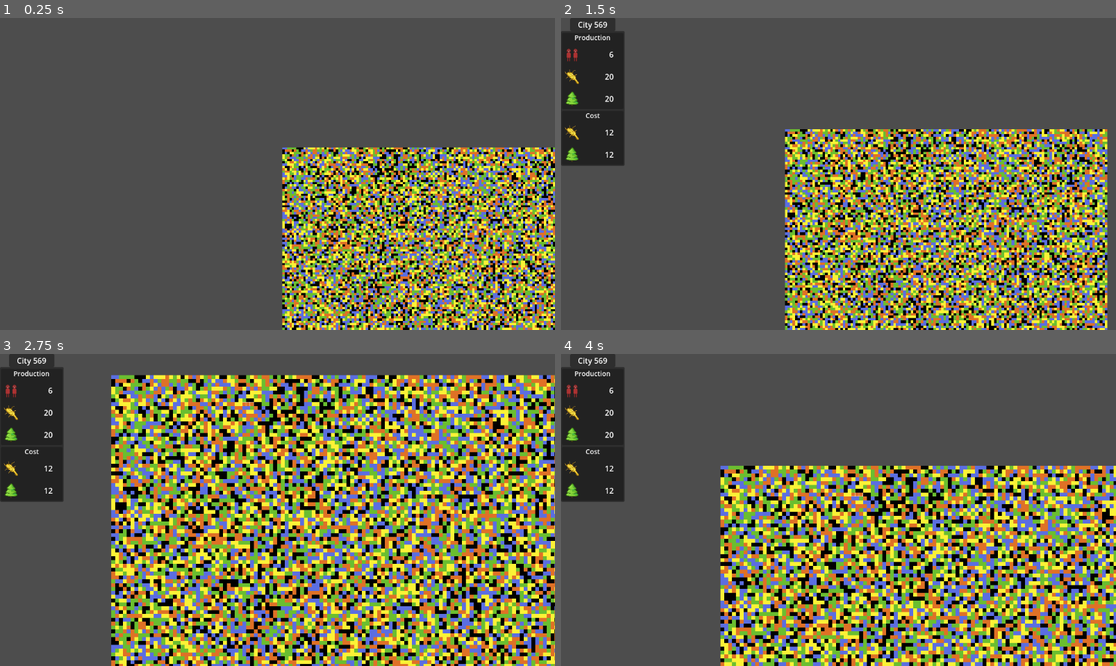
Above: before the commit, frames 1-4 (two rows, left to right).
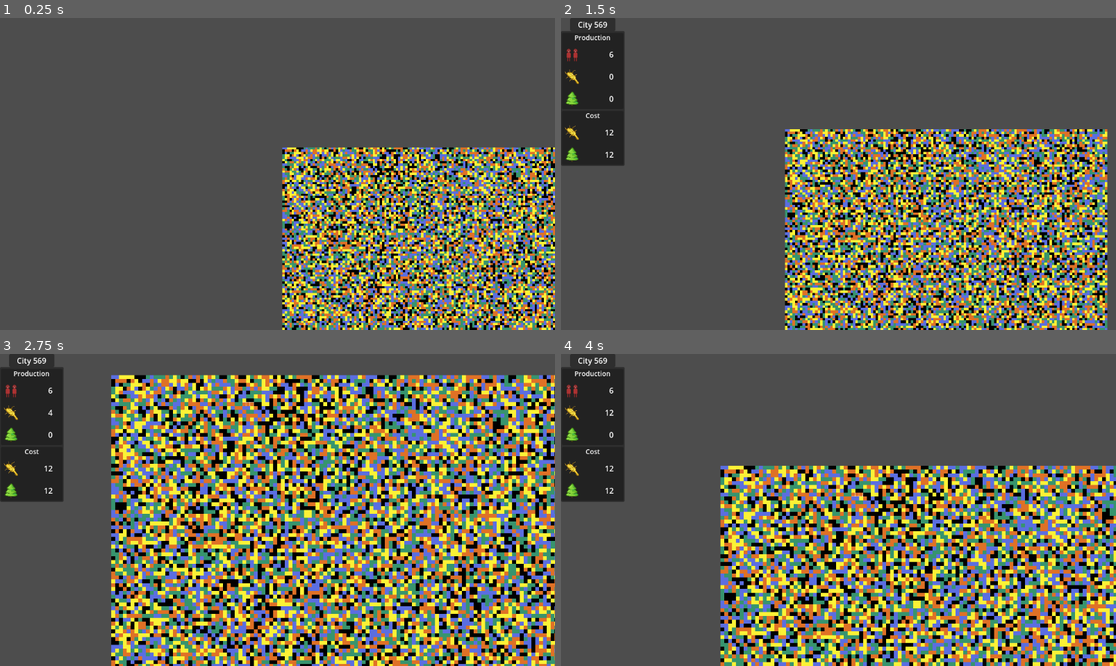
Above: after the commit, the same moments.

Repository: ThreeCoffees/cassini-hackathon
Game: Godot game, scene res://test_scenes/leon/tilemap_gen_test.tscn
The game is run twice, just before and just after one commit, with the same random seed, the same clock (stepped at 60 frames per second) and the same inputs. The project has no main scene, so this scene is started directly.
Inputs (mouse positions are in pixels of both pictures, inside the frame that each line leads up to):
- Up to frame 1 (0.25 s): no input
- Up to frame 2 (1.5 s): tap Enter at 0.5 s; move the mouse to (960, 158) at 0.52 s; hold D (right) 0.53-1.28 s; hold Mouse wheel up (zoom_in) 0.53-1.28 s; click (960, 158) at 0.67 s; move the mouse to (727, 189) at 1.27 s; hold S (down) from 1.28 s (still down); tap Mouse wheel down (zoom_out) at 1.35 s; click (727, 189) at 1.42 s
- Up to frame 3 (2.75 s): move the mouse to (333, 441) at 2.02 s; release S (down) at 2.03 s; hold D (right) from 2.03 s (still down); hold Mouse wheel up (zoom_in) from 2.03 s (still down); click (333, 441) at 2.17 s
- Up to frame 4 (4 s): move the mouse to (810, 572) at 2.77 s; release D (right) at 2.78 s; release Mouse wheel up (zoom_in) at 2.78 s; hold W (up) 2.78-3.53 s; tap Mouse wheel down (zoom_out) at 2.85 s; click (810, 572) at 2.92 s; move the mouse to (1005, 556) at 3.52 s; hold A (left) from 3.53 s (still down); hold Mouse wheel up (zoom_in) from 3.53 s (still down); click (1005, 556) at 3.67 s

The runs differ from the first frame. In frame 1, 13% of the frame differs, in the area x 50-100%, y 41-100%; in frame 2, 17%; in frame 3, 33%, in the area x 7-100%, y 6-100%; in frame 4, 20%.

Commit message:
Display yield in the ui and calculate them

Diff:
--- a/scripts/autoloads/city_manager.gd
+++ b/scripts/autoloads/city_manager.gd
@@ -31,7 +31,6 @@
 			_faction_infos.append(faction)
 
 
-
 func _flood_fill(cell_coords: Vector2i, faction: Faction):
 	var cell_factions = _city_tile_faction.get(cell_coords);
 	if cell_factions == null or cell_factions != -1:
--- a/scripts/factions/faction.gd
+++ b/scripts/factions/faction.gd
@@ -1,14 +1,21 @@
 class_name Faction extends Node
 
 const population_starter_multiplier: int = 2
-const food_multiplier: int = 2
-const energy_multiplier: int = 2
+const food_req_mul: int = 2
+const energy_req_mul: int = 2
+
+const food_prod_mul: int = 4
+const wood_prod_mul: int = 4
 
 static var faction_count: int = 0
 
+class WorkedTile:
+	var coords: Vector2i
+	var type: TerrainTilemapLayer.TileTypes
+
 var id: int
 var city_tiles: Array[Vector2i] = []: get = _get_city_tiles
-var worked_tiles: Array[Vector2i] = []
+var worked_tiles: Array[WorkedTile] = []
 
 var population: int
 var food_requirement: int
@@ -24,21 +31,35 @@
 	city_tiles.append(tile_coords)
 	update_info()
 
-func _get_worked_tiles() -> Array[Vector2i]:
+func _get_worked_tiles() -> Array[WorkedTile]:
 	return worked_tiles
 
-func add_worked_tile(tile_coords: Vector2i)-> void:
-	worked_tiles.append(tile_coords)
+func get_worked_tiles_coords() -> Array:
+	return worked_tiles.map(func(tile: WorkedTile): return tile.coords)
+
+func add_worked_tile(new_tile: WorkedTile)-> void:
+	worked_tiles.append(new_tile)
 	update_info()
 
-func remove_worked_tile(tile_coords: Vector2i) -> void:
-	worked_tiles.erase(tile_coords)
+func remove_worked_tile(tile: WorkedTile) -> void:
+	var idx = worked_tiles.find(tile)
+	worked_tiles.remove_at(idx)
 	update_info()
 
 func update_info():
 	population = population_starter_multiplier * city_tiles.size()
-	food_requirement = population * food_multiplier
-	energy_requirement = population * energy_multiplier
+	food_requirement = population * food_req_mul
+	energy_requirement = population * energy_req_mul
+
+	food_yields = 0
+	wood_yields = 0
+	for tile in worked_tiles:
+		match tile.type:
+			TerrainTilemapLayer.TileTypes.WOODS:
+				wood_yields += wood_prod_mul
+			TerrainTilemapLayer.TileTypes.AGRI:
+				food_yields += food_prod_mul
+
 
 func can_add_work()-> bool:
 	if worked_tiles.size() >= population:
--- a/scripts/tilemaps/selection_layer.gd
+++ b/scripts/tilemaps/selection_layer.gd
@@ -1,6 +1,8 @@
 class_name SelectionLayer extends TileMapLayer
 
 @export var debug: bool = false
+
+signal faction_yields_changed(faction_id: int)
 
 const tile_coords: Dictionary = {
 	"city": Vector2i(0, 0),
@@ -23,7 +25,7 @@
 	var faction: Faction = CityManager.get_faction(faction_id)
 	if faction != null:
 		var city_tiles: Array = faction.city_tiles
-		var worked_tiles: Array = faction.worked_tiles
+		var worked_tiles: Array = faction.get_worked_tiles_coords()
 
 		for cell_coords: Vector2i in city_tiles:
 			set_cell(cell_coords, 0, tile_coords["city"])
@@ -33,7 +35,7 @@
 
 
 
-func _on_worked_tile_picked(faction_id: int, cell_coords: Vector2i) -> void:
+func _on_worked_tile_picked(faction_id: int, cell_coords: Vector2i, cell_type: TerrainTilemapLayer.TileTypes) -> void:
 	var faction = CityManager.get_faction(faction_id)
 
 	var tile_coord = get_cell_atlas_coords(cell_coords)
@@ -41,11 +43,21 @@
 	if debug:
 		print("picked worked tile %d %d" % [tile_coord.x, tile_coord.y])
 	if tile_coord == tile_coords["none"]:
-		if faction.can_add_work():
-			faction.add_worked_tile(cell_coords)
-			occupied_tiles.append(cell_coords)
-			set_cell(cell_coords, 0, tile_coords["worked"])
+		if !faction.can_add_work():
+			return
+		var new_tile: Faction.WorkedTile = Faction.WorkedTile.new()
+		new_tile.coords = cell_coords
+		new_tile.type = cell_type
+
+		faction.add_worked_tile(new_tile)
+		occupied_tiles.append(cell_coords)
+		set_cell(cell_coords, 0, tile_coords["worked"])
 	elif tile_coord == tile_coords["worked"]:
-		faction.remove_worked_tile(cell_coords)
+		var new_tile: Faction.WorkedTile = Faction.WorkedTile.new()
+		new_tile.coords = cell_coords
+		new_tile.type = cell_type
+		faction.remove_worked_tile(new_tile)
 		occupied_tiles.erase(cell_coords)
 		set_cell(cell_coords)
+
+	faction_yields_changed.emit(faction_id)
--- a/scripts/tilemaps/terrain_tilemap_layer.gd
+++ b/scripts/tilemaps/terrain_tilemap_layer.gd
@@ -40,13 +40,14 @@
 	return get_cell_atlas_coords(coords).x as TileTypes
 
 func handle_select_cell(cell_coords: Vector2i):
-	match get_cell_type(cell_coords):
+	var cell_type = get_cell_type(cell_coords)
+	match cell_type:
 		TileTypes.CITY:
 			selected_city = CityManager.get_cell_faction_id(cell_coords)
 			if debug:
 				print("CITY STANDS AT YOUR COMMAND: ", selected_city)
 		TileTypes.AGRI, TileTypes.WOODS:
 			if selected_city != -1:
-				worked_cell_picked.emit(selected_city, cell_coords)
+				worked_cell_picked.emit(selected_city, cell_coords, cell_type)
 				if debug:
 					print("GET BACK TO WORK")
--- a/scripts/ui/city_inspector.gd
+++ b/scripts/ui/city_inspector.gd
@@ -34,3 +34,16 @@
 	population_info.set_label(str(faction_info.population))
 	food_requirement_info.set_label(str(faction_info.food_requirement))
 	energy_requirement_info.set_label(str(faction_info.energy_requirement))
+
+	food_yield_info.set_label(str(faction_info.food_yields))
+	wood_yield_info.set_label(str(faction_info.wood_yields))
+
+func _on_faction_info_changed(faction_id: int) -> void:
+	var faction_info: Faction = CityManager.get_faction(faction_id)
+
+	population_info.set_label(str(faction_info.population))
+	food_requirement_info.set_label(str(faction_info.food_requirement))
+	energy_requirement_info.set_label(str(faction_info.energy_requirement))
+
+	food_yield_info.set_label(str(faction_info.food_yields))
+	wood_yield_info.set_label(str(faction_info.wood_yields))
--- a/test_scenes/leon/tilemap_gen_test.tscn
+++ b/test_scenes/leon/tilemap_gen_test.tscn
@@ -27,7 +27,9 @@
 [node name="GUI" type="CanvasLayer" parent="."]
 
 [node name="CityInspector" parent="GUI" instance=ExtResource("5_pmoas")]
+debug = null
 
 [connection signal="faction_picked" from="Tilemap/TerrainTilemapLayer" to="Tilemap/SelectionLayer" method="_on_faction_picked"]
 [connection signal="faction_picked" from="Tilemap/TerrainTilemapLayer" to="GUI/CityInspector" method="_on_faction_picked"]
 [connection signal="worked_cell_picked" from="Tilemap/TerrainTilemapLayer" to="Tilemap/SelectionLayer" method="_on_worked_tile_picked"]
+[connection signal="faction_yields_changed" from="Tilemap/SelectionLayer" to="GUI/CityInspector" method="_on_faction_info_changed"]
Binary file changed: assets/tilesets/tmp_tileset_world.aseprite
Binary file changed: assets/tilesets/tmp_tileset_world.png
